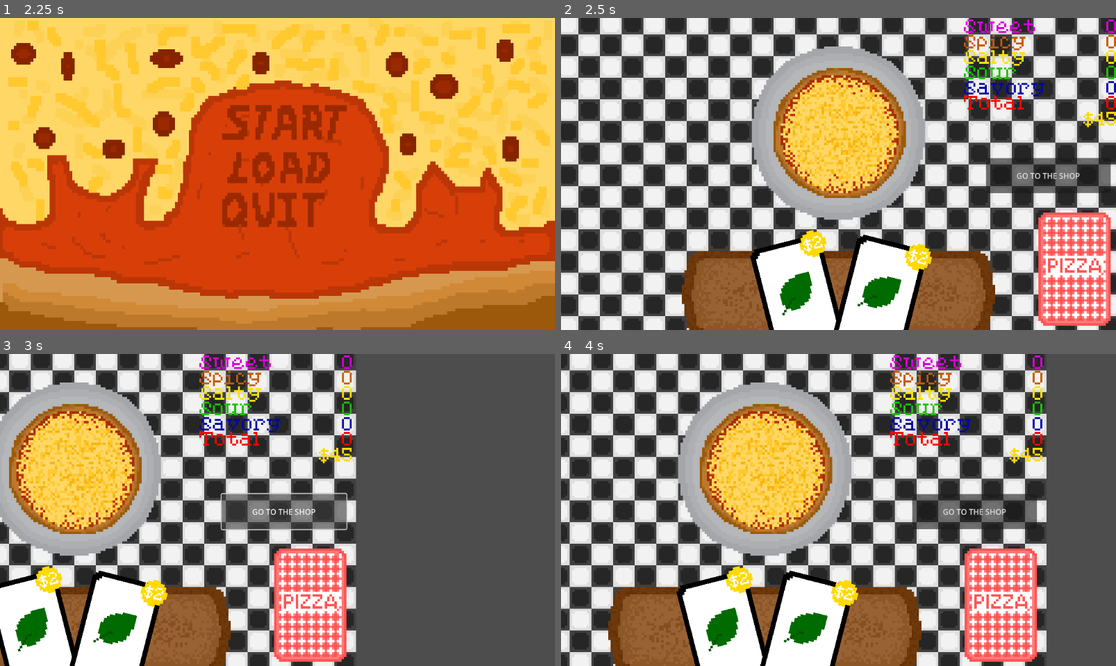
Above: before the commit, frames 1-4 (two rows, left to right).
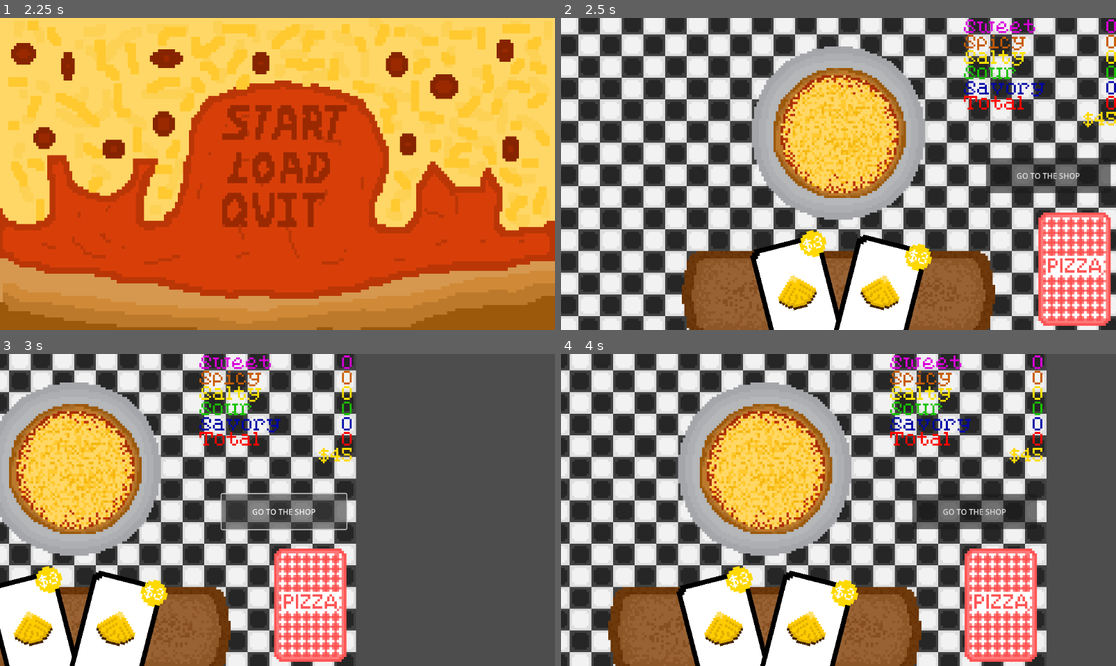
Above: after the commit, the same moments.

Repository: bstrong5923/Pizzatro
Game: Godot game, scene res://Scenes/title_screen.tscn
The game is run twice, just before and just after one commit, with the same random seed, the same clock (stepped at 60 frames per second) and the same inputs.
Inputs (mouse positions are in pixels of both pictures, inside the frame that each line leads up to):
- Up to frame 1 (2.25 s): tap Enter at 0.5, 2 s; move the mouse to (399, 158) at 0.52 s; click (399, 158) at 0.67 s; tap Space at 1.25 s; move the mouse to (166, 189) at 1.27 s; click (166, 189) at 1.42 s; move the mouse to (333, 105) at 2.02 s; click (333, 105) at 2.17 s
- Up to frame 2 (2.5 s): no input
- Up to frame 3 (3 s): click "GO TO THE SHOP" at 2.75 s
- Up to frame 4 (4 s): click "GO TO THE GAME" at 3.5 s

Frame 1 is identical in both runs. In frame 2, 1.2% of the frame differs, in the area x 39-66%, y 69-96%; in frame 3, 1.2%; in frame 4, 1.2%, in the area x 25-53%, y 69-96%.

Commit message:
lucian made me push my bullshit

Diff:
--- a/Scenes/Game.tscn
+++ b/Scenes/Game.tscn
@@ -16,6 +16,7 @@
 size = Vector2(29, 47)
 
 [node name="Game" type="Node2D"]
+z_index = -2
 scale = Vector2(5, 5)
 script = ExtResource("1_7lihs")
 
--- a/Scenes/card_function.gd
+++ b/Scenes/card_function.gd
@@ -45,7 +45,5 @@
 		scor.add_points(6, 1)
 	#basil
 	elif ingredient == 5:
-		for x in range(2):
-			var a = randi_range(0, 5)
-			Deck.add_spec_card(a)
-		Deck.fix_hand()
+		Deck.draw_card()
+		Deck.draw_card()
--- a/Scenes/deck.gd
+++ b/Scenes/deck.gd
@@ -8,42 +8,45 @@
 var discard_pile = [] #not usin this rn
 var card_highlighted = 0
 
-func go():
-	z_index = -2
-	fill_initial_deck()
-	for x in range(0, 2):
-		add_spec_card(5)
-	fix_hand()
-
-func fill_initial_deck():
+func fill_initial_deck(): # ONLY CALLED ONCE at beginning of a run (to fill the default deck)
 	deck = []
-	for ingredient in range(0,5):
+	for ingredient in range(0,6):
 		for x in range(0,2):
 			deck.push_back(ingredient)
+
+func fill_deck_remaining(): # called at beginning of each round
 	deck_remaining = []
 	for x in range(0, deck.size()):
 		deck_remaining.push_back(deck[x])
 
-func add_card():
+func draw_hand():
+	for x in range(0,2):
+		draw_card()
+	fix_hand()
+
+func draw_card():
 	var instance = card.instantiate()
 	instance.set_ingredient(pick_card())
 	instance.position = Vector2(0, 39)
 	instance.change_scale(1)
 	add_child(instance)
 	hand.push_back(instance)
+	fix_hand()
+
+func pick_card():
+	var card_drawn = deck_remaining[randi_range(0, deck_remaining.size() - 1)]
+	deck_remaining.erase(card_drawn)
+	return card_drawn
+
 #adds specfic card with region value i
-func add_spec_card(i):
+func draw_spec_card(i):
 	var instance = card.instantiate()
 	instance.set_ingredient(i)
 	instance.position = Vector2(0, 39)
 	instance.change_scale(1)
 	add_child(instance)
 	hand.push_back(instance)
-
-func pick_card():
-	var card_drawn = deck_remaining[randi_range(0, deck_remaining.size() - 1)]
-	deck_remaining.erase(card_drawn)
-	return card_drawn
+	fix_hand()
 
 #fan out code
 func fix_hand():
@@ -70,7 +73,7 @@
 func _on_area_2d_input_event(viewport: Node, event: InputEvent, shape_idx: int) -> void:
 	if event is InputEventMouseButton and event.button_index == MOUSE_BUTTON_LEFT and event.pressed:
 
-		Deck.add_card()
+		Deck.draw_card()
 		Deck.fix_hand()
 		if Deck.deck_remaining.size() <= 0:
 			visible = false
--- a/Scenes/game.gd
+++ b/Scenes/game.gd
@@ -1,6 +1,15 @@
 extends Node2D
 
+var level
 
 func _ready() -> void:
-	Deck.go()
+	level = 0
+	Deck.fill_initial_deck()
+	new_round()
+
+func new_round():
+	level += 1
+	Deck.fill_deck_remaining()
+	Deck.fix_hand()
+	Deck.draw_hand()
 	$Labels/Balance.set_balance(45)
--- a/Scenes/score.gd
+++ b/Scenes/score.gd
@@ -1,40 +1,28 @@
 extends Node2D
 
-var label_node
+var flavor_value = [0, 0, 0, 0, 0]
+var flavor_names = ["Sweet", "Spicy", "Salty", "Sour", "Savory"]
+var label_nodes = []
 
-var score = 0
-var flavor_value = [0, 0, 0, 0, 0]
-# index of different flavors
-# 0 = sweet
-# 1 = spicy
-# 2 = salty
-# 3 = sour
-# 4 = savory
-# flavor_value[2] += 5
-func get_score():
-	return score
+func _ready() -> void:
+	fill_label_nodes()
 
-func add_points(i, f):
-	print("add points called")
-	flavor_value[f] += i
-	var scoreType
-	#shitty chain of ifs for now, will find better way to do this in the future
-	if (f == 0):
-		scoreType = "Sweet"
-	elif (f == 1):
-		scoreType = "Spicy"
-	elif (f == 2):
-		scoreType = "Salty"
-	elif (f == 3):
-		scoreType = "Sour"
-	elif (f == 4):
-		scoreType = "Savory"
-	label_node = get_node_or_null(str(scoreType) + "/Count")
-	label_node.text = str(flavor_value[f])
+func fill_label_nodes():
+	for x in range (0,5):
+		label_nodes.push_back(get_node_or_null(flavor_names[x] + "/Count"))
+
+func add_points(points, f):
+	flavor_value[f] += points
+	label_nodes[f].text = str(flavor_value[f])
 
 func calc():
-	label_node = get_node_or_null("Total/Count")
+	var total_label_node = get_node_or_null("Total/Count")
 	var total = 0
 	for x in range(0, 5):
 		total += flavor_value[x]
-	label_node.text = str(total)
+	total_label_node.text = str(total)
+
+func clear_score():
+	flavor_value = [0, 0, 0, 0, 0]
+	for label_node in label_nodes:
+		label_node.text = "0"
